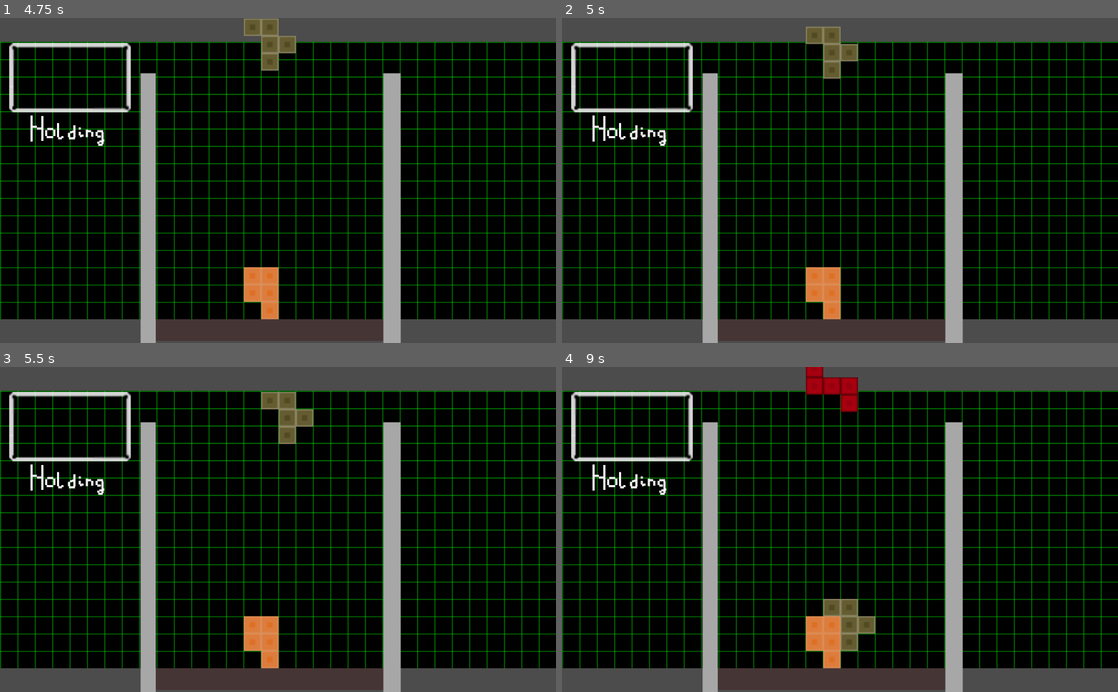
Above: before the commit, frames 1-4 (two rows, left to right).
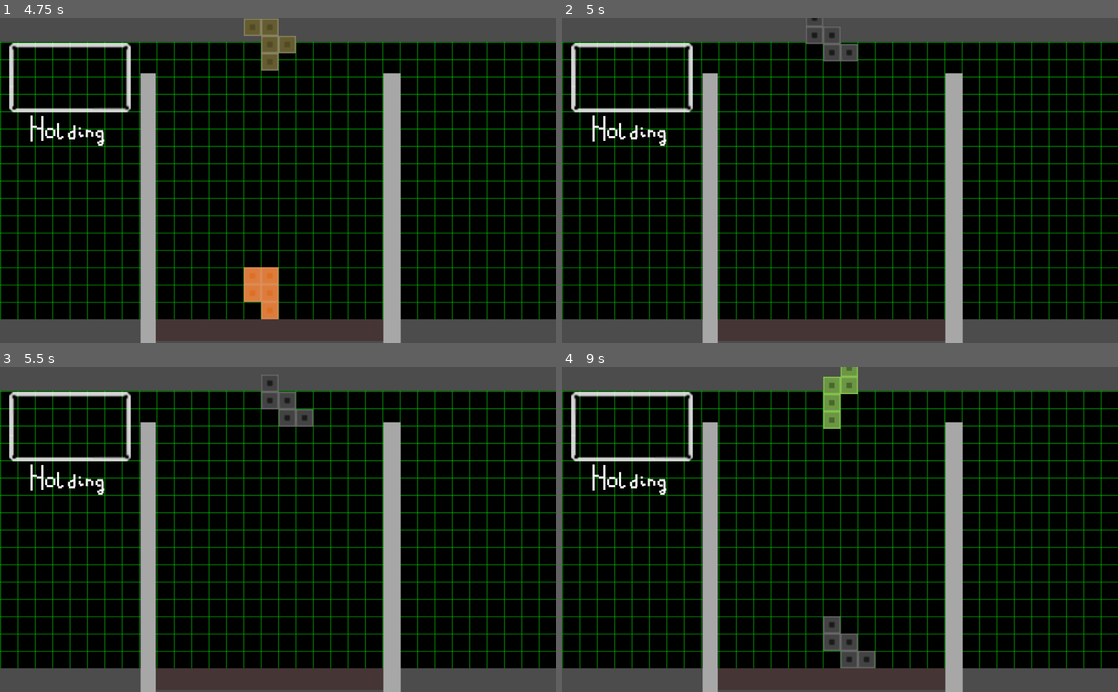
Above: after the commit, the same moments.

Repository: rdalton1124/pentris
Game: Godot game, scene res://scenes/root.tscn
Same seed, same stepped clock (60 frames per second), same inputs: the game is played once before the commit and once after it.
Inputs:
- Up to frame 1 (4.75 s): hold D (move_right) 0.53-2.03 s; tap W (hold) at 0.6, 1.55, 2.3, 3.05, 3.6, 4.55 s; tap E (cc_rotate) at 1.35 s; hold A (move_left) 2.03-2.78 s; tap Q (ccw_rotate) at 2.1 s; hold D (move_right) 2.78-4.28 s; tap S (fall_faster) at 2.85 s; tap P (debug_print) at 4.15 s; hold A (move_left) from 4.28 s (still down); tap Space (quick_drop) at 4.35 s
- Up to frame 2 (5 s): keep holding A (move_left); tap R (restart, bound only after the commit) at 4.9 s
- Up to frame 3 (5.5 s): release A (move_left) at 5.03 s; hold D (move_right) from 5.03 s (still down); tap W (hold) at 5.1 s
- Up to frame 4 (9 s): release D (move_right) at 5.78 s; hold A (move_left) 5.78-7.28 s; tap E (cc_rotate) at 5.85 s; tap W (hold) at 6.05, 6.8, 7.55, 8.1 s; tap Q (ccw_rotate) at 6.6 s; hold D (move_right) from 7.28 s (still down); tap S (fall_faster) at 7.35 s; tap Space (quick_drop) at 8.85 s

Frame 1 is identical in both runs. In frame 2, 1.7% of the frame differs, in the area x 43-54%, y 0-93%; in frame 3, 1.7%; in frame 4, 3.2%, in the area x 43-57%, y 0-93%.

Commit message:
Reworked game a bit
Made the following changes
- Made sure every pentamino has a CollisionPolygon2D and not a collision shape
- After pentamino is locked in, it now forfeits all of its children to the playfield node. This will make line detection and deletion easier.

Diff:
--- a/pentaminos/pentamino11.tscn
+++ b/pentaminos/pentamino11.tscn
@@ -1,16 +1,8 @@
-[gd_scene load_steps=6 format=2]
+[gd_scene load_steps=4 format=2]
 
 [ext_resource path="res://scenes/block.tscn" type="PackedScene" id=1]
 [ext_resource path="res://scripts/pentamino.gd" type="Script" id=2]
 [ext_resource path="res://bloucks/snow white.png" type="Texture" id=3]
-
-[sub_resource type="CapsuleShape2D" id=3]
-radius = 16.0
-height = 64.0
-
-[sub_resource type="CapsuleShape2D" id=2]
-radius = 16.0
-height = 0.01
 
 [node name="u block" type="KinematicBody2D"]
 script = ExtResource( 2 )
@@ -44,13 +36,5 @@
 [node name="SnowWhite" type="Sprite" parent="block_root5"]
 texture = ExtResource( 3 )
 
-[node name="CollisionShape2D" type="CollisionShape2D" parent="."]
-shape = SubResource( 3 )
-
-[node name="CollisionShape2D2" type="CollisionShape2D" parent="."]
-position = Vector2( 32, -32 )
-shape = SubResource( 2 )
-
-[node name="CollisionShape2D3" type="CollisionShape2D" parent="."]
-position = Vector2( 32, 32 )
-shape = SubResource( 2 )
+[node name="CollisionPolygon2D" type="CollisionPolygon2D" parent="."]
+polygon = PoolVector2Array( 16, -16, 16, 16, 38, 16, 48, 26, 48, 38, 38, 48, -6, 48, -16, 38, -16, -38, -6, -48, 39, -48, 48, -38, 48, -26, 38, -16 )
--- a/pentaminos/pentamino12.tscn
+++ b/pentaminos/pentamino12.tscn
@@ -1,21 +1,8 @@
-[gd_scene load_steps=8 format=2]
+[gd_scene load_steps=4 format=2]
 
 [ext_resource path="res://scripts/pentamino.gd" type="Script" id=1]
 [ext_resource path="res://scenes/block.tscn" type="PackedScene" id=2]
 [ext_resource path="res://bloucks/lime green.png" type="Texture" id=3]
-
-[sub_resource type="CircleShape2D" id=3]
-radius = 16.0
-
-[sub_resource type="CapsuleShape2D" id=2]
-radius = 16.0
-height = 0.01
-
-[sub_resource type="CircleShape2D" id=4]
-radius = 16.0
-
-[sub_resource type="RectangleShape2D" id=5]
-extents = Vector2( 16, 32 )
 
 [node name="y2 block" type="KinematicBody2D"]
 script = ExtResource( 1 )
@@ -49,18 +36,5 @@
 [node name="Pink" type="Sprite" parent="block_root5"]
 texture = ExtResource( 3 )
 
-[node name="CollisionShape2D" type="CollisionShape2D" parent="."]
-position = Vector2( 0, -32 )
-shape = SubResource( 3 )
-
-[node name="CollisionShape2D2" type="CollisionShape2D" parent="."]
-position = Vector2( 32, 0 )
-shape = SubResource( 2 )
-
-[node name="CollisionShape2D3" type="CollisionShape2D" parent="."]
-position = Vector2( 0, 64 )
-shape = SubResource( 4 )
-
-[node name="CollisionShape2D4" type="CollisionShape2D" parent="."]
-position = Vector2( 0, 16 )
-shape = SubResource( 5 )
+[node name="CollisionPolygon2D" type="CollisionPolygon2D" parent="."]
+polygon = PoolVector2Array( 16, -16, 38, -16, 48, -6, 48, 6, 38, 16, 16, 16, 16, 72, 6, 80, -6, 80, -16, 72, -16, -38, -6, -48, 6, -48, 16, -38 )
--- a/pentaminos/pentamino13.tscn
+++ b/pentaminos/pentamino13.tscn
@@ -1,19 +1,8 @@
-[gd_scene load_steps=7 format=2]
+[gd_scene load_steps=4 format=2]
 
 [ext_resource path="res://scenes/block.tscn" type="PackedScene" id=1]
 [ext_resource path="res://bloucks/pink.png" type="Texture" id=2]
 [ext_resource path="res://scripts/pentamino.gd" type="Script" id=3]
-
-[sub_resource type="CapsuleShape2D" id=3]
-radius = 16.0
-height = 0.01
-
-[sub_resource type="CapsuleShape2D" id=4]
-radius = 16.0
-height = 0.01
-
-[sub_resource type="RectangleShape2D" id=5]
-extents = Vector2( 16, 32 )
 
 [node name="Y 1 block" type="KinematicBody2D"]
 script = ExtResource( 3 )
@@ -47,18 +36,5 @@
 [node name="Pink" type="Sprite" parent="block_root5"]
 texture = ExtResource( 2 )
 
-[node name="CollisionShape2D" type="CollisionShape2D" parent="."]
-position = Vector2( 0, 64 )
-shape = SubResource( 3 )
-
-[node name="CollisionShape2D2" type="CollisionShape2D" parent="."]
-position = Vector2( -32, 0 )
-shape = SubResource( 4 )
-
-[node name="CollisionShape2D3" type="CollisionShape2D" parent="."]
-position = Vector2( 0, -32 )
-shape = SubResource( 3 )
-
-[node name="CollisionShape2D4" type="CollisionShape2D" parent="."]
-position = Vector2( 0, 16 )
-shape = SubResource( 5 )
+[node name="CollisionPolygon2D" type="CollisionPolygon2D" parent="."]
+polygon = PoolVector2Array( -16, 16, -38, 16, -48, 6, -48, -6, -38, -16, -16, -16, -16, -38, -6, -48, 6, -48, 16, -38, 16, 72, 6, 80, -6, 80, -16, 72 )
--- a/pentaminos/pentamino14.tscn
+++ b/pentaminos/pentamino14.tscn
@@ -1,20 +1,8 @@
-[gd_scene load_steps=7 format=2]
+[gd_scene load_steps=4 format=2]
 
 [ext_resource path="res://scripts/pentamino.gd" type="Script" id=1]
 [ext_resource path="res://scenes/block.tscn" type="PackedScene" id=2]
 [ext_resource path="res://bloucks/karen white.png" type="Texture" id=3]
-
-[sub_resource type="CapsuleShape2D" id=1]
-radius = 16.0
-height = 64.0
-
-[sub_resource type="CapsuleShape2D" id=2]
-radius = 16.0
-height = 0.01
-
-[sub_resource type="CapsuleShape2D" id=3]
-radius = 16.0
-height = 0.01
 
 [node name="f block" type="KinematicBody2D"]
 position = Vector2( 0, -1 )
@@ -49,13 +37,5 @@
 [node name="Red" type="Sprite" parent="block_root5"]
 texture = ExtResource( 3 )
 
-[node name="CollisionShape2D" type="CollisionShape2D" parent="."]
-shape = SubResource( 1 )
-
-[node name="CollisionShape2D2" type="CollisionShape2D" parent="."]
-position = Vector2( -32, 0 )
-shape = SubResource( 2 )
-
-[node name="CollisionShape2D3" type="CollisionShape2D" parent="."]
-position = Vector2( 32, -32 )
-shape = SubResource( 3 )
+[node name="CollisionPolygon2D" type="CollisionPolygon2D" parent="."]
+polygon = PoolVector2Array( 16, -16, 38, -16, 48, -26, 48, -38, 38, -48, -6, -48, -16, -38, -16, -16, -38, -16, -48, -6, -48, 6, -38, 16, -16, 16, -16, 38, -6, 48, 6, 48, 16, 38 )
--- a/pentaminos/pentamino15.tscn
+++ b/pentaminos/pentamino15.tscn
@@ -1,20 +1,8 @@
-[gd_scene load_steps=7 format=2]
+[gd_scene load_steps=4 format=2]
 
 [ext_resource path="res://scripts/pentamino.gd" type="Script" id=1]
 [ext_resource path="res://bloucks/fugly brown.png" type="Texture" id=2]
 [ext_resource path="res://scenes/block.tscn" type="PackedScene" id=3]
-
-[sub_resource type="CapsuleShape2D" id=1]
-radius = 16.0
-height = 64.0
-
-[sub_resource type="CapsuleShape2D" id=2]
-radius = 16.0
-height = 0.0
-
-[sub_resource type="CapsuleShape2D" id=3]
-radius = 16.0
-height = 0.01
 
 [node name="r block" type="KinematicBody2D"]
 position = Vector2( 0, -1 )
@@ -49,13 +37,5 @@
 [node name="Red" type="Sprite" parent="block_root5"]
 texture = ExtResource( 2 )
 
-[node name="CollisionShape2D" type="CollisionShape2D" parent="."]
-shape = SubResource( 1 )
-
-[node name="CollisionShape2D2" type="CollisionShape2D" parent="."]
-position = Vector2( 32, 0 )
-shape = SubResource( 2 )
-
-[node name="CollisionShape2D3" type="CollisionShape2D" parent="."]
-position = Vector2( -32, -32 )
-shape = SubResource( 3 )
+[node name="CollisionPolygon2D" type="CollisionPolygon2D" parent="."]
+polygon = PoolVector2Array( 16, -16, 38, -16, 48, -6, 48, 6, 38, 16, 16, 16, 16, 38, 6, 48, -6, 48, -16, 38, -16, -16, -38, -16, -48, -26, -48, -38, -39, -48, 6, -48, 16, -42 )
--- a/pentaminos/pentamino17.tscn
+++ b/pentaminos/pentamino17.tscn
@@ -1,16 +1,8 @@
-[gd_scene load_steps=6 format=2]
+[gd_scene load_steps=4 format=2]
 
 [ext_resource path="res://scripts/pentamino.gd" type="Script" id=1]
 [ext_resource path="res://scenes/block.tscn" type="PackedScene" id=2]
 [ext_resource path="res://bloucks/medium green.png" type="Texture" id=3]
-
-[sub_resource type="CapsuleShape2D" id=1]
-radius = 16.0
-height = 64.1
-
-[sub_resource type="CapsuleShape2D" id=2]
-radius = 16.0
-height = 32.0
 
 [node name="short z block" type="KinematicBody2D"]
 position = Vector2( 0, -1 )
@@ -45,10 +37,5 @@
 [node name="Red" type="Sprite" parent="block_root5"]
 texture = ExtResource( 3 )
 
-[node name="CollisionShape2D" type="CollisionShape2D" parent="."]
-position = Vector2( 0, 32 )
-shape = SubResource( 1 )
-
-[node name="CollisionShape2D2" type="CollisionShape2D" parent="."]
-position = Vector2( 32, -16 )
-shape = SubResource( 2 )
+[node name="CollisionPolygon2D" type="CollisionPolygon2D" parent="."]
+polygon = PoolVector2Array( 16, 16, 38, 16, 48, 6, 48, -38, 38, -48, 26, -48, 16, -38, 16, -16, -6, -16, -16, -6, -16, 72, -6, 80, 6, 80, 16, 72 )
--- a/pentaminos/pentamino18.tscn
+++ b/pentaminos/pentamino18.tscn
@@ -41,5 +41,5 @@
 [node name="Red" type="Sprite" parent="block_root5"]
 texture = ExtResource( 1 )
 
-[node name="CollisionShape2D" type="CollisionShape2D" parent="."]
+[node name="CollisionPolygon2D" type="CollisionShape2D" parent="."]
 shape = SubResource( 1 )
--- a/project.godot
+++ b/project.godot
@@ -52,7 +52,6 @@
 pause={
 "deadzone": 0.5,
 "events": [ Object(InputEventKey,"resource_local_to_scene":false,"resource_name":"","device":0,"alt":false,"shift":false,"control":false,"meta":false,"command":false,"pressed":false,"scancode":16777217,"physical_scancode":0,"unicode":0,"echo":false,"script":null)
-, Object(InputEventKey,"resource_local_to_scene":false,"resource_name":"","device":0,"alt":false,"shift":false,"control":false,"meta":false,"command":false,"pressed":false,"scancode":80,"physical_scancode":0,"unicode":0,"echo":false,"script":null)
  ]
 }
 hold={
@@ -75,6 +74,11 @@
 "events": [ Object(InputEventKey,"resource_local_to_scene":false,"resource_name":"","device":0,"alt":false,"shift":false,"control":false,"meta":false,"command":false,"pressed":false,"scancode":80,"physical_scancode":0,"unicode":0,"echo":false,"script":null)
  ]
 }
+restart={
+"deadzone": 0.5,
+"events": [ Object(InputEventKey,"resource_local_to_scene":false,"resource_name":"","device":0,"alt":false,"shift":false,"control":false,"meta":false,"command":false,"pressed":false,"scancode":82,"physical_scancode":0,"unicode":0,"echo":false,"script":null)
+ ]
+}
 
 [mono]
 
--- /dev/null
+++ b/scenes/block.gd
@@ -0,0 +1,15 @@
+extends KinematicBody2D
+
+var xOffset
+var yOffset
+
+func _ready():
+	xOffset = self.position.x
+	yOffset = self.position.y
+	$CollisionShape2D.set_disabled(true)
+func _physics_process(delta):
+	self.position.x = xOffset
+	self.position.y = yOffset
+func move() :
+	self.set_physics_process(false)
+	$CollisionShape2D.set_disabled(false)
--- a/scenes/block.tscn
+++ b/scenes/block.tscn
@@ -1,8 +1,17 @@
-[gd_scene load_steps=2 format=2]
+[gd_scene load_steps=4 format=2]
 
 [ext_resource path="res://bloucks/blak.png" type="Texture" id=1]
+[ext_resource path="res://scenes/block.gd" type="Script" id=2]
 
-[node name="block_r00t" type="Node2D"]
+[sub_resource type="RectangleShape2D" id=1]
+extents = Vector2( 16, 16 )
+
+[node name="block_r00t" type="KinematicBody2D"]
+script = ExtResource( 2 )
 
 [node name="Sprite" type="Sprite" parent="."]
 texture = ExtResource( 1 )
+
+[node name="CollisionShape2D" type="CollisionShape2D" parent="."]
+shape = SubResource( 1 )
+one_way_collision_margin = 0.0
--- /dev/null
+++ b/scenes/playspace.gd
@@ -0,0 +1,15 @@
+extends Node2D
+
+
+# Declare member variables here. Examples:
+# var a = 2
+# var b = "text"
+
+
+# Called when the node enters the scene tree for the first time.
+func _ready():
+	pass # Replace with function body.
+
+
+func printStatus():
+	print (str(self.get_child_count()))
--- a/scenes/root.tscn
+++ b/scenes/root.tscn
@@ -8,6 +8,7 @@
 [ext_resource path="res://scenes/holding.png" type="Texture" id=6]
 [ext_resource path="res://scenes/text.png" type="Texture" id=7]
 [ext_resource path="res://audio/impact1.ogg" type="AudioStream" id=8]
+[ext_resource path="res://scenes/playspace.gd" type="Script" id=9]
 
 [node name="root" type="Node2D"]
 script = ExtResource( 3 )
@@ -82,8 +83,11 @@
 texture = ExtResource( 7 )
 
 [node name="playspace" type="Node2D" parent="."]
+script = ExtResource( 9 )
 
 [node name="wall_bump" type="AudioStreamPlayer" parent="."]
 stream = ExtResource( 8 )
 
-[node name="Node2D" type="Node2D" parent="."]
+[node name="playfield" type="Node2D" parent="."]
+
+[node name="Node2D2" type="Node2D" parent="."]
--- a/scripts/game_script.gd
+++ b/scripts/game_script.gd
@@ -2,3 +2,12 @@
 
 func _ready():
 	$spawn.spawn()
+
+func isLineMade():
+	var line:bool = false
+
+func _process(delta):
+	if(Input.is_action_just_pressed("restart")):
+		get_tree().reload_current_scene()
+	if(Input.is_action_just_pressed("hold")):
+		pass
--- a/scripts/pentamino.gd
+++ b/scripts/pentamino.gd
@@ -9,8 +9,10 @@
 var landed:bool = false
 var leftColl:bool = false
 var rightColl:bool = false
+var active:bool = true
 var oldY = 100000
 onready var wallBump = get_node("../../wall_bump")
+onready var playfield = get_node("../../playspace")
 var stuckCount = 0
 signal spawnNew
 
@@ -42,9 +44,6 @@
 			count += 1
 			if count > 500:
 				break
-	if(Input.is_action_just_pressed("debug_down_snap")):
-		downSnap()
-
 	if(Input.is_action_pressed("fall_faster")):
 		fSpd = fallSpeed * 2
 	else:
@@ -71,21 +70,12 @@
 	oldY = round(self.position.y)
 	move_and_slide(gravity, Vector2.UP, false, 20, deg2rad(30))
 	y = round(self.position.y)
-	var collision = false
-	while (collision):
-		var name = collision.collider.name
-		if name == "floor":
-			lock()
-		if(name.find("block") || name == "block"):
-				print(rad2deg(collision.get_angle() - self.rotation))
-		collision = move_and_collide(Vector2.ZERO)
+
 	#if Y has moved up somehow, snap it back down.
-	if oldY > y:
-		downSnap()
 	#remove control when block hits bottom.
 	if is_on_floor():
 		lock()
-	elif round(oldY) == round(y):
+	elif round(oldY) >= round(y):
 		#print("Not falling, not on floor")
 		downSnap()
 		stuckCount += 1
@@ -93,8 +83,7 @@
 			lock()
 	else:
 		stuckCount = 0
-	if y < 0:
-		endGame()
+
 func speed_up():
 	fallSpeed += 5
 
@@ -135,13 +124,24 @@
 	self.position.x = round(self.position.x)
 	if(fmod(self.position.x, 32)):
 		print("Abnormal x posiion, x = " + str(self.position.x))
+		hSnap()
 	if (self.position.y > 10):
 		find_parent("spawn").spawn() # spawn new piece
 	#printStatus()
+	self.remove_child($CollisionPolygon2D)
+	while self.get_child_count() > 0:
+		var chile = self.get_child(self.get_child_count() - 1)
+		var newX = chile.global_position.x
+		var newY = chile.global_position.y
+		chile.move()
+		self.remove_child(chile)
+		playfield.add_child(chile)
+		chile.global_position.x = newX
+		chile.global_position.y = newY
 
+	playfield.printStatus()
 	self.set_physics_process(false)
-func endGame():
-	self.set_physics_process(false)
+
 func printStatus():
 	print("x = "  + str(self.position.x))
 	print("y = " + str(self.position.y))
--- a/scripts/spawner.gd
+++ b/scripts/spawner.gd
@@ -5,7 +5,9 @@
 	RNG.randomize()
 
 func spawn():
-	var nwPiece = RNG.randi_range(1, 18)
+	var nwPiece = RNG.randi()
+	nwPiece %= 18
+	nwPiece += 1
 	var scene = load("res://pentaminos/pentamino" + str(nwPiece) + ".tscn")
 	var instance = scene.instance()
 	instance.set_name("block")
Not shown, removed: .mono/metadata/ide_messaging_meta.txt
Not shown: 1 places in scenes/root.tscn that only renumber resources
